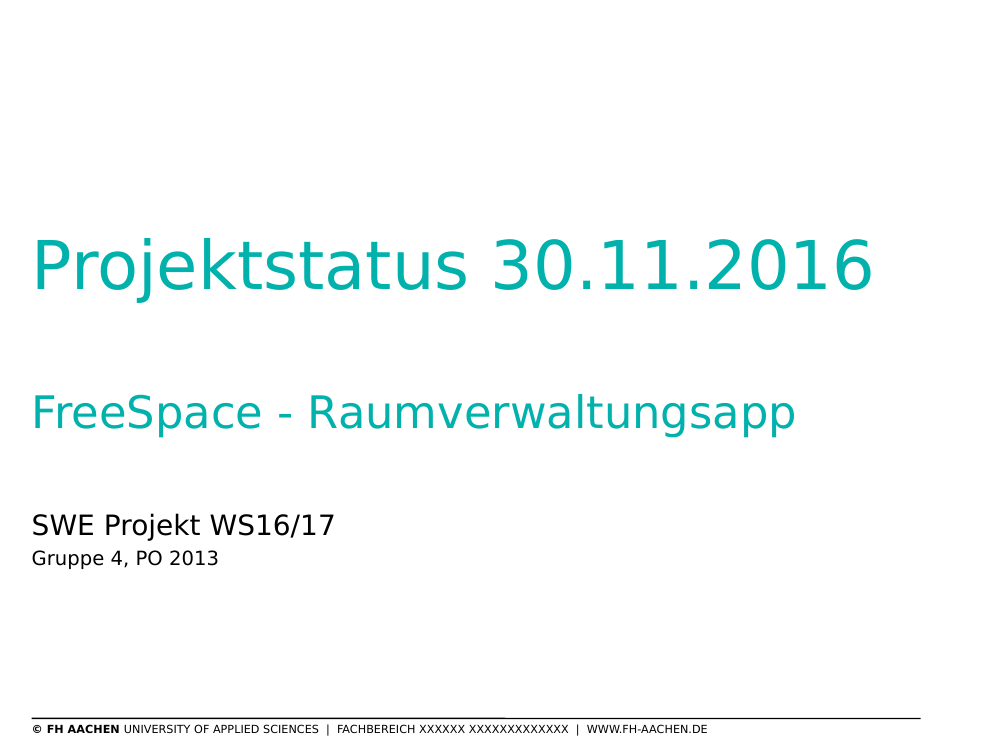
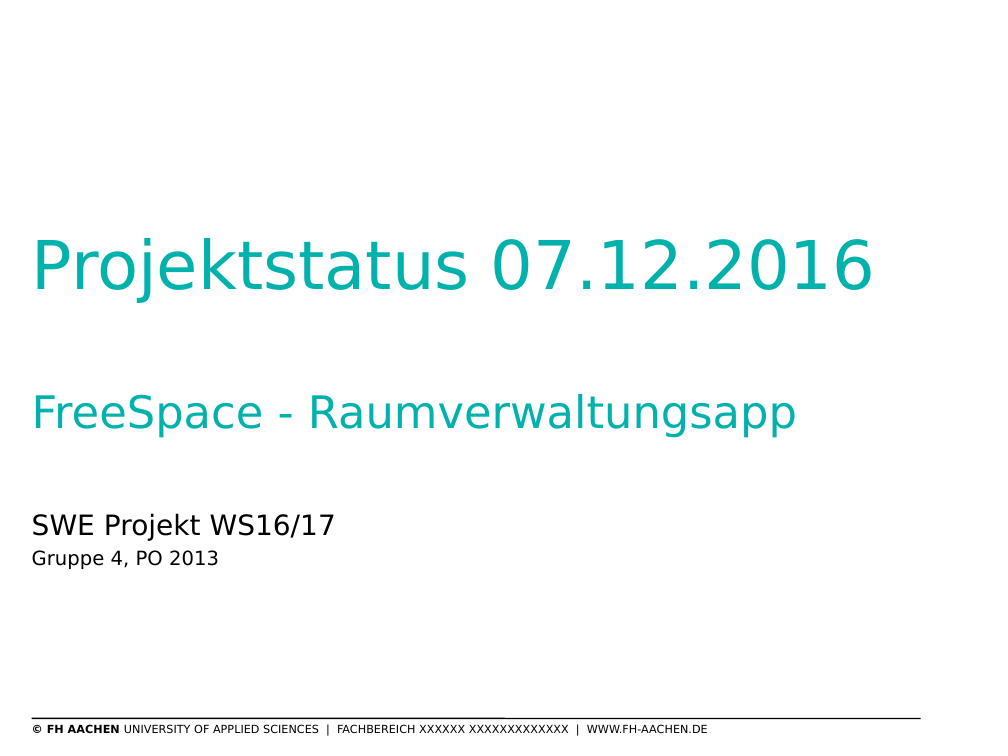
Before and after one commit to thomasgor/swe, a slide deck: slide 1 of Dokumente/Coaching/2016-12-07/2016-12-07 Präsentation Projektmgmt.odp. Drawn at 1008x756 pixels with LibreOffice and Linux fonts; fonts in the diff are those of the drawing; background and template pictures are left out. Boxes give left, top, right and bottom in pixels: in the first picture for what was removed or moved away, otherwise in the second. Text is boxed around its words. In the diff, an @@ line names an element or a change of style, - is before the commit and + after.

Commit message:
Neuer ProjektPräsi

```diff
--- a/Dokumente/Coaching/2016-12-07/2016-12-07 Präsentation Projektmgmt.odp
+++ b/Dokumente/Coaching/2016-12-07/2016-12-07 Präsentation Projektmgmt.odp
@@ title at box(32, 238, 875, 438): text changed @@
-Projektstatus 30.11.2016
-FreeSpace - Raumverwaltungsapp
+Projektstatus 07.12.2016
+FreeSpace - Raumverwaltungsapp
```
Also in this commit, not shown: 3 other slides changed, 2 slides added, 1 slide removed.
